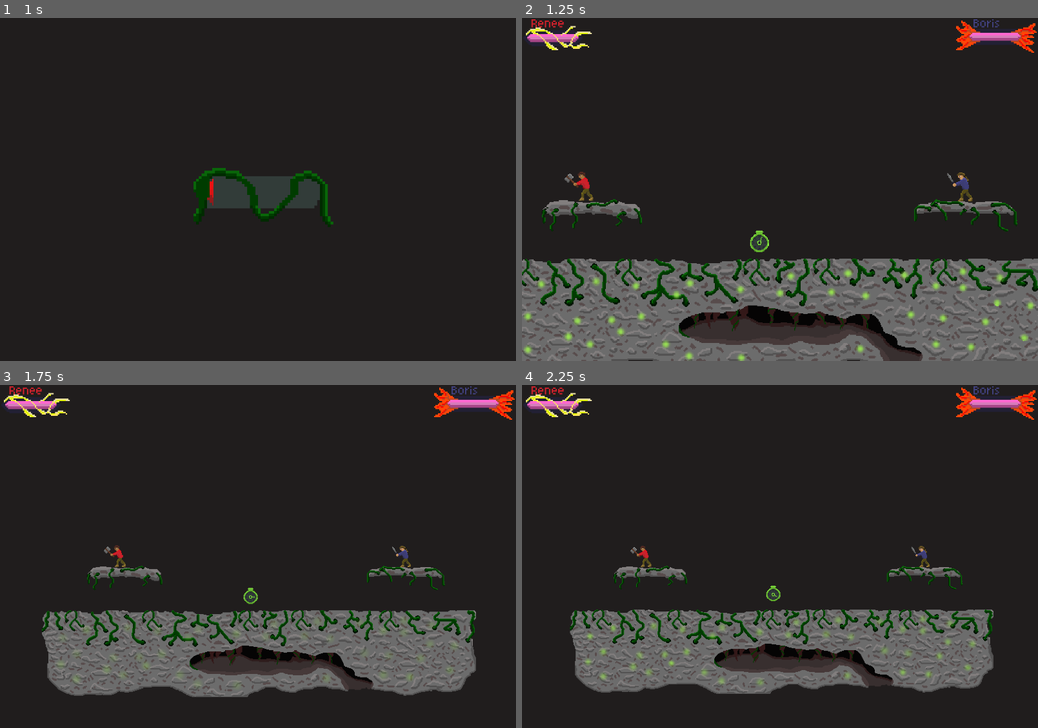
Above: before the commit, frames 1-4 (two rows, left to right).
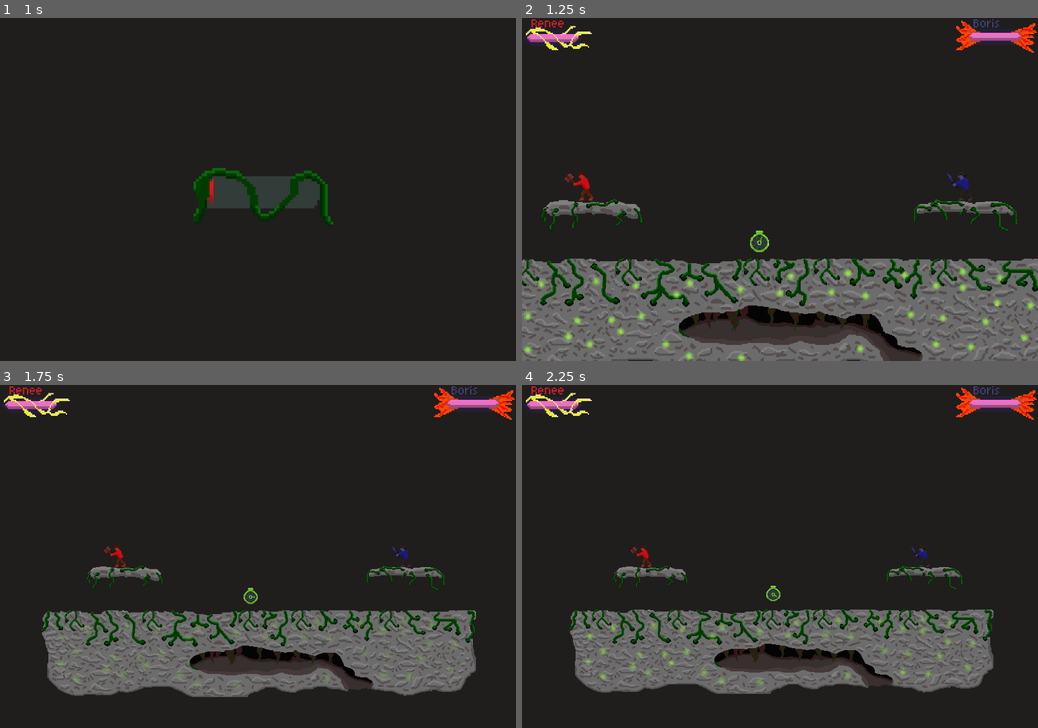
Above: after the commit, the same moments.

Repository: Justiniscoding/HavenHamilton
Game: Godot game, scene res://Scenes/menu.tscn
Two runs of this game, one before a commit and one after it. Both use one fixed random seed, a clock stepped at 60 frames per second and the inputs below. Sound files missing from this copy of the repository are replaced by a short silence.
Inputs (mouse positions are in pixels of both pictures, inside the frame that each line leads up to):
- Up to frame 1 (1 s): click (139, 271) at 0.5 s
- Up to frame 2 (1.25 s): no input
- Up to frame 3 (1.75 s): tap Enter (Set1) at 1.25, 1.35 s
- Up to frame 4 (2.25 s): tap S (down2) at 2.1 s

Frame 1 is identical in both runs. In frame 2, 0.3% of the frame differs, in the area x 8-88%, y 44-54%; in frame 3, 0.2%; in frame 4, 0.2%.
Error in both runs: Cannot call method 'connect' on a null value. (res://Scripts/game.gd:12)

Commit message:
You can now change players using the player number variable

Diff:
--- /dev/null
+++ b/Scenes/PlayerSelect.tscn
@@ -0,0 +1,11 @@
+[gd_scene format=3 uid="uid://cmy6cbvgailma"]
+
+[sub_resource type="WorldBoundaryShape2D" id="WorldBoundaryShape2D_4042a"]
+distance = -43.0
+
+[node name="Node2D" type="Node2D" unique_id=1929126962]
+
+[node name="CollisionShape2D" type="CollisionShape2D" parent="." unique_id=512309600]
+shape = SubResource("WorldBoundaryShape2D_4042a")
+
+[node name="Camera2D" type="Camera2D" parent="." unique_id=1053819718]
--- a/Scripts/fireball.gd
+++ b/Scripts/fireball.gd
@@ -33,6 +33,8 @@
 func _physics_process(delta: float) -> void:
 	timer += delta
 
+
+
 	if timer > 1.5:
 		$AnimatedSprite2D.play("explode")
 		set_physics_process(false)
@@ -45,19 +47,26 @@
 		return
 
 	if has_overlapping_bodies():
+
+
 		for body in get_overlapping_bodies():
-			if body.name == "Player2":
-				$AnimatedSprite2D.play("explode")
-				if middleAudio:
-					middleAudio.stop()
-				playAudio(end, 10)
-				set_physics_process(false)
-				body.targetVel.x = 400 * direction
-				Global.remove_hp(2, 5)
-				$AnimatedSprite2D.connect("animation_finished", func():
-					# await get_tree().create_timer(1.25).timeout
-					queue_free())
-				return
+			var playerNumber
+			if body.name == "Player":
+				playerNumber = 1
+			else:
+				playerNumber = 2
+			#if body.name == "Player2":
+			$AnimatedSprite2D.play("explode")
+			if middleAudio:
+				middleAudio.stop()
+			playAudio(end, 10)
+			set_physics_process(false)
+			body.targetVel.x = 400 * direction
+			Global.remove_hp(playerNumber, 5)
+			$AnimatedSprite2D.connect("animation_finished", func():
+				# await get_tree().create_timer(1.25).timeout
+				queue_free())
+			return
 
 
 	position.x += direction * speed * delta
--- a/Scripts/lightning.gd
+++ b/Scripts/lightning.gd
@@ -6,12 +6,20 @@
 
 var didStunm = false
 
+
+
 func _physics_process(_delta: float) -> void:
 	if has_overlapping_bodies():
 		for body in get_overlapping_bodies():
-			if body.name == "Player" and not didStunm:
+			var playerNumber
+			if body.name == "Player" :
+				playerNumber = 1
+			else:
+				playerNumber = 2
+			#if body.name == "Player" and not didStunm:
+			if not didStunm:
 				didStunm = true
-				Global.remove_hp(1, 5)
+				Global.remove_hp(playerNumber, 5)
 				body.stun.reset(45)
 
 	if not $AnimatedSprite2D.is_playing():
--- a/Scripts/player.gd
+++ b/Scripts/player.gd
@@ -84,6 +84,10 @@
 
 var forcedDirection = 0
 
+var inputNum = str(1)
+var inNum = 1
+
+
 func _ready() -> void:
 	pnum = str(playerNumber)
 
@@ -91,6 +95,14 @@
 	$AnimatedSprite2D.material = $AnimatedSprite2D.material.duplicate()
 
 	$AnimatedSprite2D.play("idle" + pnum)
+
+
+	if(name == "Player") :
+		inputNum = str(1)
+		inNum = 1
+	else:
+		inputNum = str(2)
+		inNum = 2
 
 func getCollider():
 	if $Weapon.has_overlapping_bodies():
@@ -103,7 +115,7 @@
 
 func fight():
 	if currentAttack == Attacks.NONE and weaponState == WeaponState.READY:
-		if Input.is_action_just_pressed("short" + pnum):
+		if Input.is_action_just_pressed("short" + inputNum):
 			$AnimatedSprite2D.play("short" + pnum)
 			startup.reset(weapons["short" + pnum].charge)
 			currentAttack = Attacks.SHORT
@@ -111,7 +123,7 @@
 			forcedDirection = 1 if $AnimatedSprite2D.flip_h else -1
 			print("charging")
 
-		if Input.is_action_just_pressed("range" + pnum):
+		if Input.is_action_just_pressed("range" + inputNum):
 			$AnimatedSprite2D.play("range" + pnum)
 			startup.reset(weapons["range" + pnum].charge)
 			forcedDirection = 1 if $AnimatedSprite2D.flip_h else -1
@@ -143,7 +155,7 @@
 			if not player == null and not currentAttack == Attacks.NONE and not didAttack:
 				didAttack = true
 
-				Global.remove_hp(1 if playerNumber == 2 else 2, 3)
+				Global.remove_hp(1 if inNum == 2 else 2, 3)
 
 
 				player.targetVel.y = -1500
@@ -193,10 +205,16 @@
 	active.update(delta)
 	stun.update(delta)
 
+	if(name == "Player") :
+		modulate = Color8(100, 100, 255)
+	else:
+		modulate = Color8(255, 100, 100, 255)
+
+
 	if stun.can():
 		fight()
 
-	var direction = Input.get_axis("left" + pnum, "right" + pnum) * speed
+	var direction = Input.get_axis("left" + inputNum, "right" + inputNum) * speed
 
 	if not stun.can():
 		direction = 0
@@ -230,7 +248,7 @@
 		$Weapon.position.x = -4
 
 
-	if Input.is_action_just_pressed("up" + pnum):
+	if Input.is_action_just_pressed("up" + inputNum):
 		if is_on_floor():
 			isJumping = true
 			$AnimatedSprite2D.play("jump" + pnum)
@@ -242,7 +260,7 @@
 			canDoubleJump = false
 			velocity.y = doubleJumpSize
 			$"../AudioStreamPlayer2D".play()
-	if not is_on_floor() and Input.is_action_just_released("up" + pnum) and canDoubleJump:
+	if not is_on_floor() and Input.is_action_just_released("up" + inputNum) and canDoubleJump:
 		velocity.y *= 0.5
 
 	velocity.y += gravity * delta
--- a/project.godot
+++ b/project.godot
@@ -17,7 +17,7 @@
 
 [autoload]
 
-Global="*uid://cxb2y733j5l27"
+Global="*uid://c57q6s1rn6x5h"
 
 [display]
 
Not shown: 1 places in Scenes/game.tscn that only renumber resources
